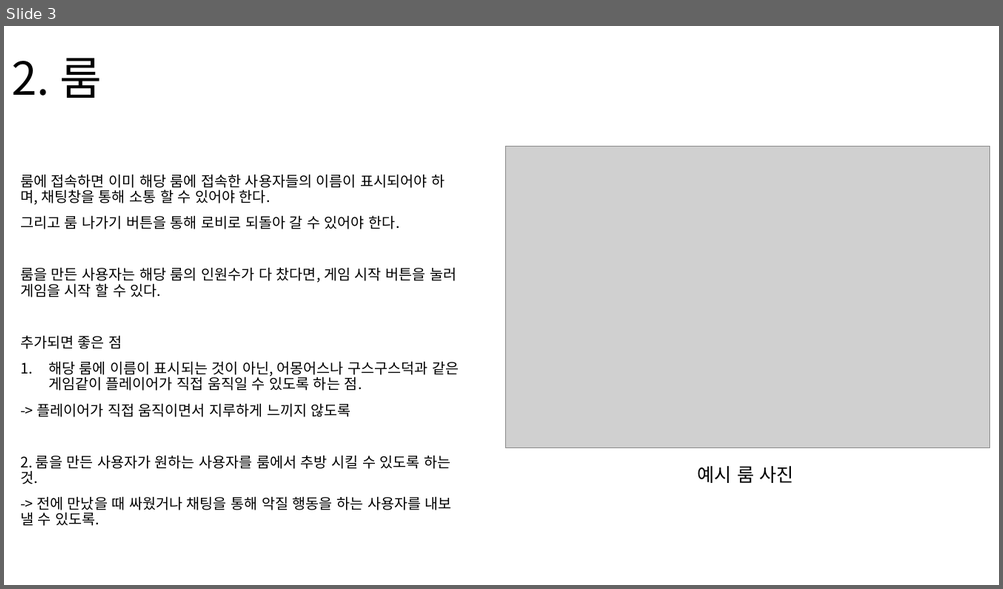
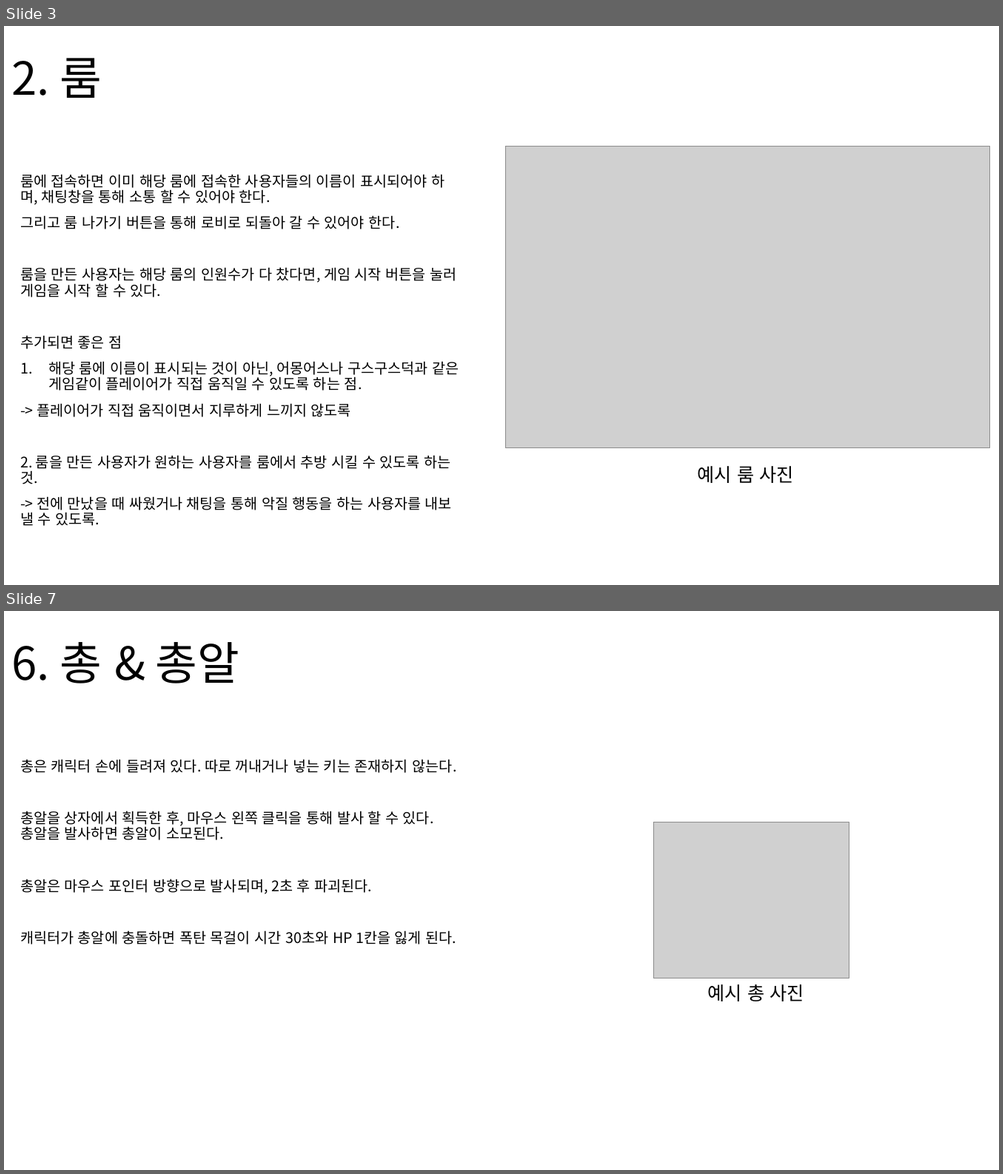
Before and after one commit to TRASHES0/MAFIA_60SECs, a slide deck: 기획/TRASHES 시스템 기획서.pptx. Shown one above the other, each under a label of ours: slide 3 before the commit, slides 3 and 7 after it; the slides between them are not shown. The pictures are 1003x589 and 1003x1174 pixels, drawn with LibreOffice and Linux fonts; fonts in the diff are those of the drawing; grey boxes stand for pictures. Boxes give left, top, right and bottom in pixels: in the first picture for what was removed or moved away, otherwise in the second. Text is boxed around its words. In the diff, an @@ line names an element or a change of style, - is before the commit and + after.

```diff
--- a/기획/TRASHES 시스템 기획서.pptx
+++ b/기획/TRASHES 시스템 기획서.pptx
@@ slide 7 added at (4,611,999,1170), background #FFFFFF @@
@@ title added at (11,642,239,684), 44 pt, text #000000 @@
+6. 총 & 총알
@@ text added at (20,759,456,945), 14 pt, text #000000 @@
+총은 캐릭터 손에 들려져 있다. 따로 꺼내거나 넣는 키는 존재하지 않는다.
+총알을 상자에서 획득한 후, 마우스 왼쪽 클릭을 통해 발사 할 수 있다. 총알을 발사하면 총알이 소모된다.
+총알은 마우스 포인터 방향으로 발사되며, 2초 후 파괴된다.
+캐릭터가 총알에 충돌하면 폭탄 목걸이 시간 30초와 HP 1칸을 잃게 된다.
@@ picture added at (654,822,848,978) @@
@@ text added at (708,985,803,1002), 18 pt, text #000000 @@
+예시 총 사진
```
Also in this commit, not shown: 8 slides changed, 1 other slide added, 3 slides removed.
